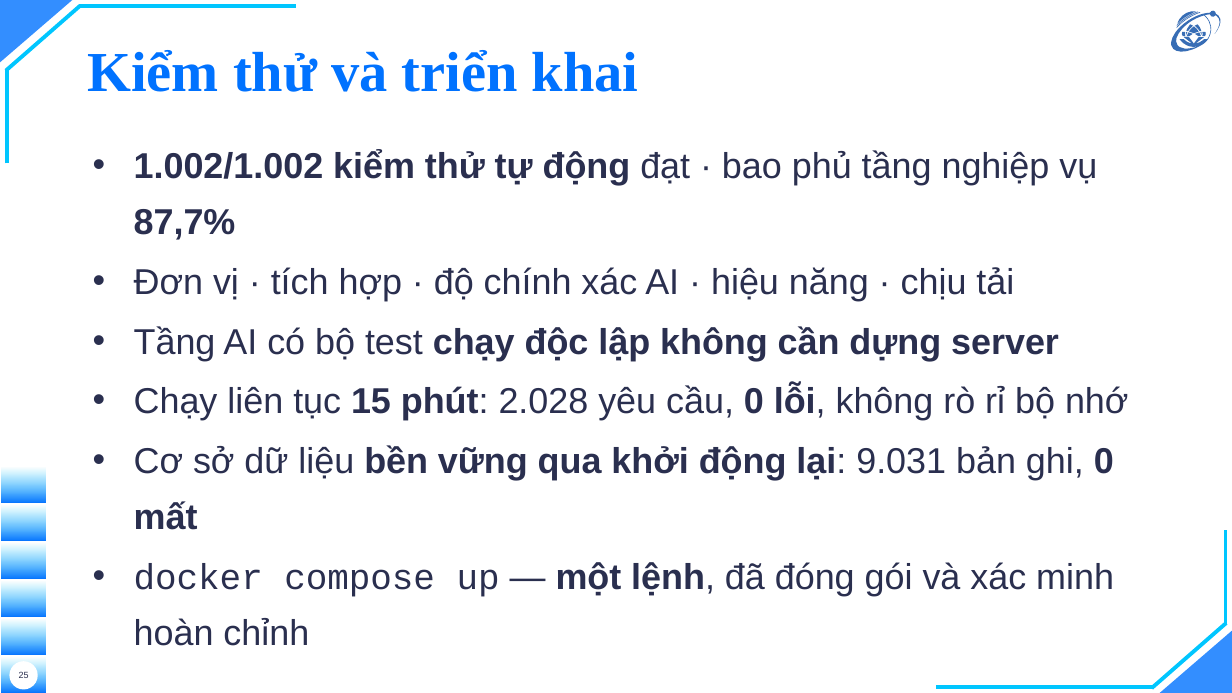
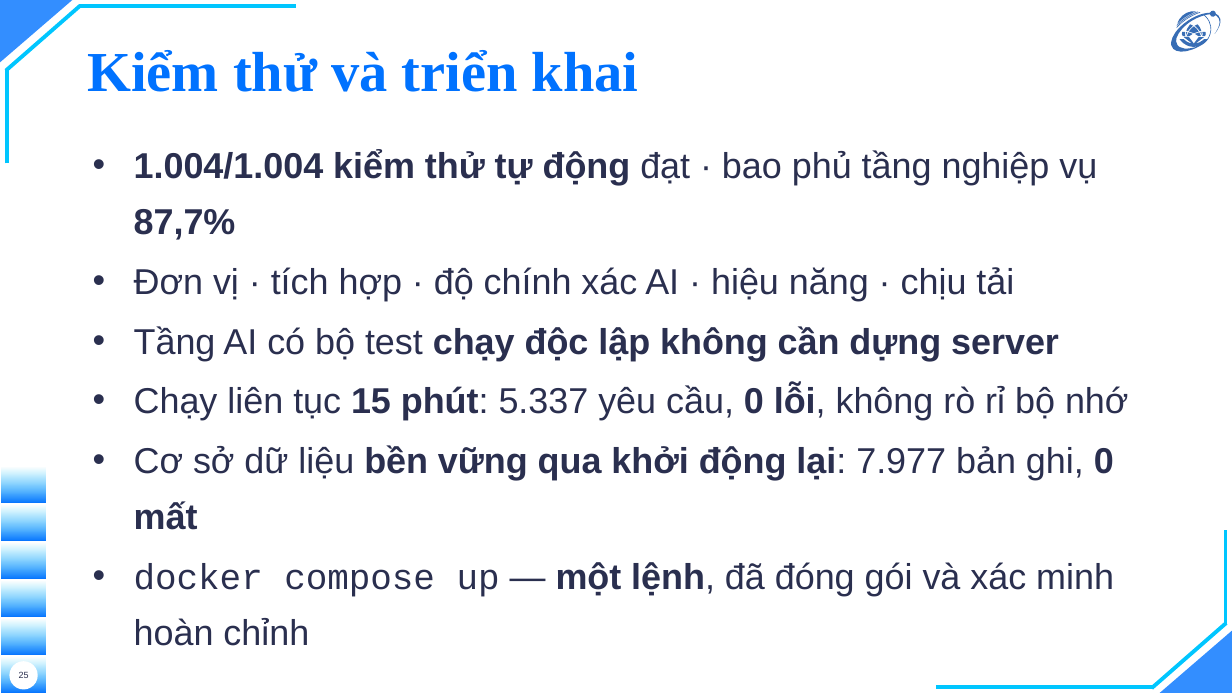
Before and after one commit to hieunguyen2604/alpr-do-an-mon-hoc, a slide deck: slide 25 of docs/slides/slides.pptx. Drawn at 1232x693 pixels with LibreOffice and Linux fonts; fonts in the diff are those of the drawing; background and template pictures are left out. Boxes give left, top, right and bottom in pixels: in the first picture for what was removed or moved away, otherwise in the second. Text is boxed around its words. In the diff, an @@ line names an element or a change of style, - is before the commit and + after.

```diff
--- a/docs/slides/slides.pptx
+++ b/docs/slides/slides.pptx
@@ text at bbox=[134, 150, 1097, 240]: text changed @@
-• 1.002/1.002 kiểm thử tự động đạt · bao phủ tầng nghiệp vụ 87,7%
+• 1.004/1.004 kiểm thử tự động đạt · bao phủ tầng nghiệp vụ 87,7%
@@ text at bbox=[134, 385, 1128, 530]: text changed @@
-• Chạy liên tục 15 phút: 2.028 yêu cầu, 0 lỗi, không rò rỉ bộ nhớ
-• Cơ sở dữ liệu bền vững qua khởi động lại: 9.031 bản ghi, 0 mất
+• Chạy liên tục 15 phút: 5.337 yêu cầu, 0 lỗi, không rò rỉ bộ nhớ
+• Cơ sở dữ liệu bền vững qua khởi động lại: 7.977 bản ghi, 0 mất
```
Also in this commit, not shown: 4 other slides changed, 29 other files.
